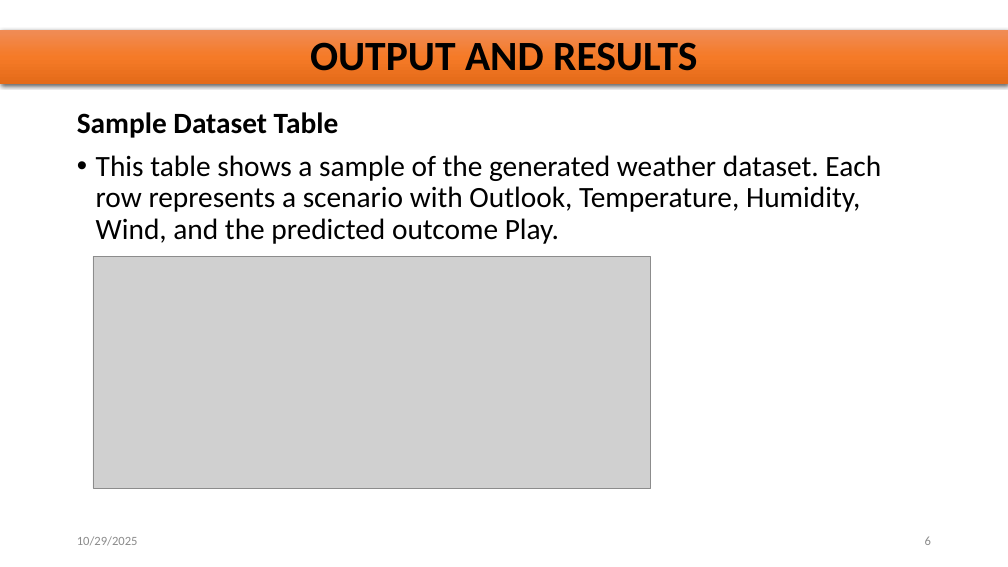
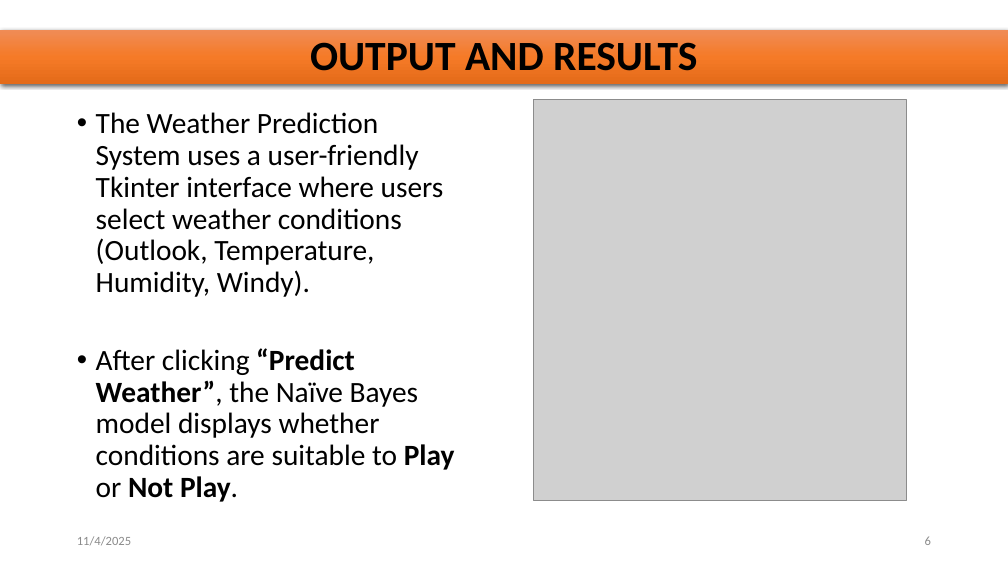
Before and after one commit to dharrini06/WeatherPredictionAI, a slide deck: slide 6 of Weather Prediction AI mini project.pptx. Drawn at 1008x567 pixels with LibreOffice and Linux fonts; fonts in the diff are those of the drawing; grey boxes stand for pictures. Boxes give left, top, right and bottom in pixels: in the first picture for what was removed or moved away, otherwise in the second. Text is boxed around its words. In the diff, an @@ line names an element or a change of style, - is before the commit and + after.

```diff
--- a/Weather Prediction AI mini project.pptx
+++ b/Weather Prediction AI mini project.pptx
@@ text at (96, 112, 455, 502): text changed @@
-Sample Dataset Table
-• This table shows a sample of the generated weather dataset. Each row represents a scenario with Outlook, Temperature, Humidity, Wind, and the predicted outcome Play.
+• The Weather Prediction System uses a user-friendly Tkinter interface where users select weather conditions (Outlook, Temperature, Humidity, Windy).
+• After clicking “Predict Weather”, the Naïve Bayes model displays whether conditions are suitable to Play or Not Play.
@@ picture added at (534, 100, 907, 501) @@
@@ picture removed at (93, 256, 650, 488) @@
@@ text at (77, 536, 131, 545): text changed @@
-10/29/2025
+11/4/2025
```
Also in this commit, not shown: 9 other slides changed, 1 slide added, 3 slides removed.
